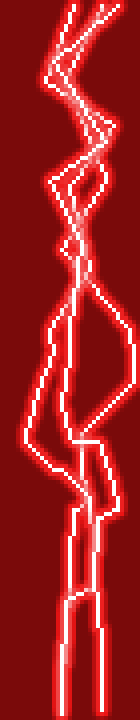
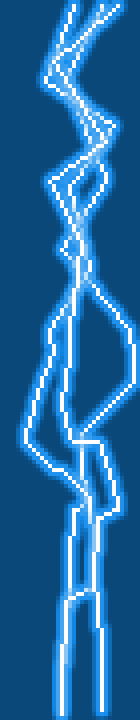
Before/after of a 140 x 720 layered artwork. What changed in the layer stack:
pixels changed over (0, 0, 140, 720) (layer not identified)
